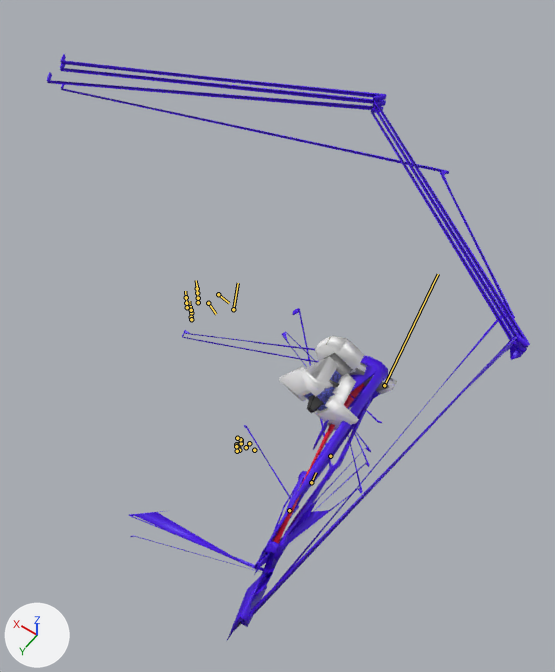
A saved change to the FBX model Badass_Upgrade/DESIGN/GrupoA/Player/Gun/Armature/Completo.fbx.
Before and after are seen from a 50 mm camera at (-0.0275, 0.036, 0.1058) aimed at (0.0247, -0.0372, -0.0093). Lighting does not change. The marker at lower left points along +X, +Y and +Z. Both versions are drawn at frame 313 of the action 'ArmatureAction'; the numbers are the values there. The bones that bend it are drawn over the model as lines.

In view in the first picture: 'Cube_005', 'Gun', 'RArm'.
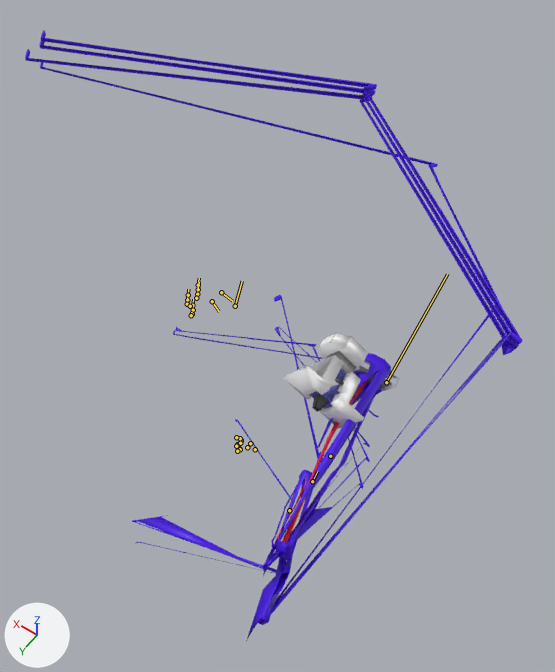
What differs and where, as boxes (x1, y1, x2, y2) in the pictures (555 x 672 px):
'RArm', posed: before (47, 54, 530, 640); after (25, 30, 523, 641)
'Gun', posed: before (279, 336, 397, 431); after (284, 334, 399, 428)
'Cube_005', posed: before (129, 330, 382, 575); after (132, 326, 379, 575)
bone 'Bone', root to tip: before (384, 385) to (384, 385); after (386, 382) to (386, 382)
bone 'Bone_0', root to tip: before (384, 385) to (438, 274); after (386, 382) to (447, 274)
bone 'Bone_001', root to tip: before (233, 309) to (238, 283); after (235, 306) to (242, 281)
bone 'Bone_1', root to tip: before (311, 482) to (316, 472); after (312, 481) to (317, 471)
bone 'Bone_2', root to tip: before (254, 450) to (254, 448); after (255, 449) to (255, 448)

The edits, one by one:
Bone 'Bone' (bone_bone) moves from (0.0, 0.0, 1.624) to (0.0, 0.0, 1.698).
Bone 'Bone' (bone_bone) turns from (3, 8, 8) to (3, 10, 10) degrees about its own x, y and z.
Bone 'Bone_0' (bone_bone_0) moves from (0.0, 0.0, 1.624) to (0.0, 0.0, 1.698).
Bone 'Bone_0' (bone_bone_0) turns from (3, 8, 8) to (3, 10, 10) degrees about its own x, y and z.
Bone 'Bone_001' (bone_bone_001) turns from (-10, 0, -2) to (-10, 3, 1) degrees about its own x, y and z.
Bone 'Bone_1' (bone_bone_1) moves from (0.0, 0.0, 1.624) to (0.0, 0.0, 1.698).
Bone 'Bone_1' (bone_bone_1) turns from (3, 8, 8) to (3, 10, 10) degrees about its own x, y and z.
Bone 'Bone_2' (bone_bone_2) turns from (-10, 0, -2) to (-10, 3, 1) degrees about its own x, y and z.
